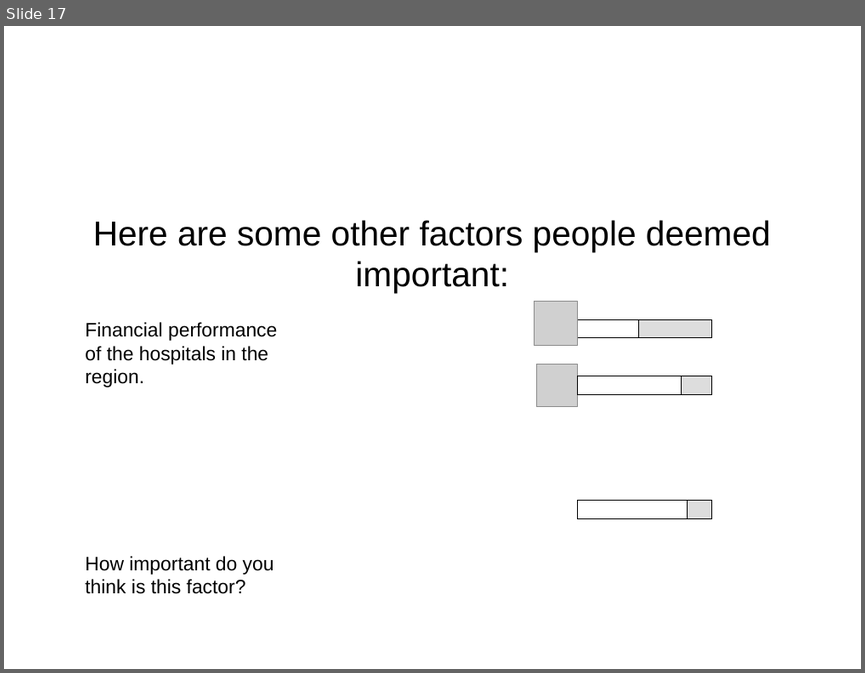
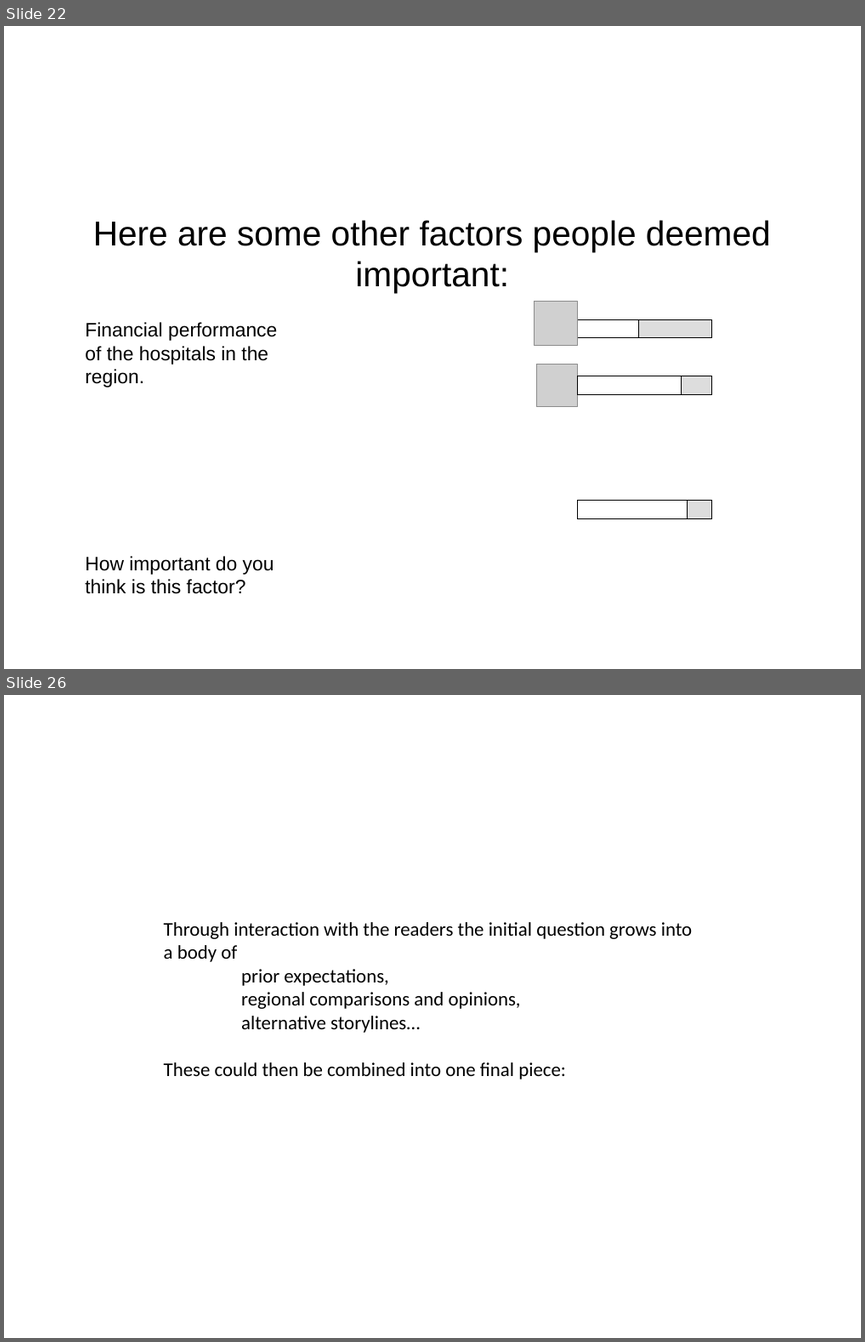
Before and after one commit to PabloLeon/model-driven-journalism, a slide deck: documents/storyboard.pptx. Shown one above the other, each under a label of ours: slide 17 before the commit, slides 22 and 26 after it; the slides between them are not shown. The pictures are 865x673 and 865x1342 pixels, drawn with LibreOffice and Linux fonts; fonts in the diff are those of the drawing; grey boxes stand for pictures. Boxes give left, top, right and bottom in pixels: in the first picture for what was removed or moved away, otherwise in the second. Text is boxed around its words. In the diff, an @@ line names an element or a change of style, - is before the commit and + after.

```diff
--- a/documents/storyboard.pptx
+++ b/documents/storyboard.pptx
@@ slide 26 added at [4, 695, 861, 1338], background #FFFFFF @@
@@ text added at [164, 922, 692, 1079], 18 pt, text #000000 @@
+Through interaction with the readers the initial question grows into a body of
+prior expectations,
+regional comparisons and opinions,
+alternative storylines…
+These could then be combined into one final piece:
@@ what was slide 17 is now slide 22 @@
```
Also in this commit, not shown: 8 slides changed, 8 other slides added, 1 slide removed, 1 other file.
